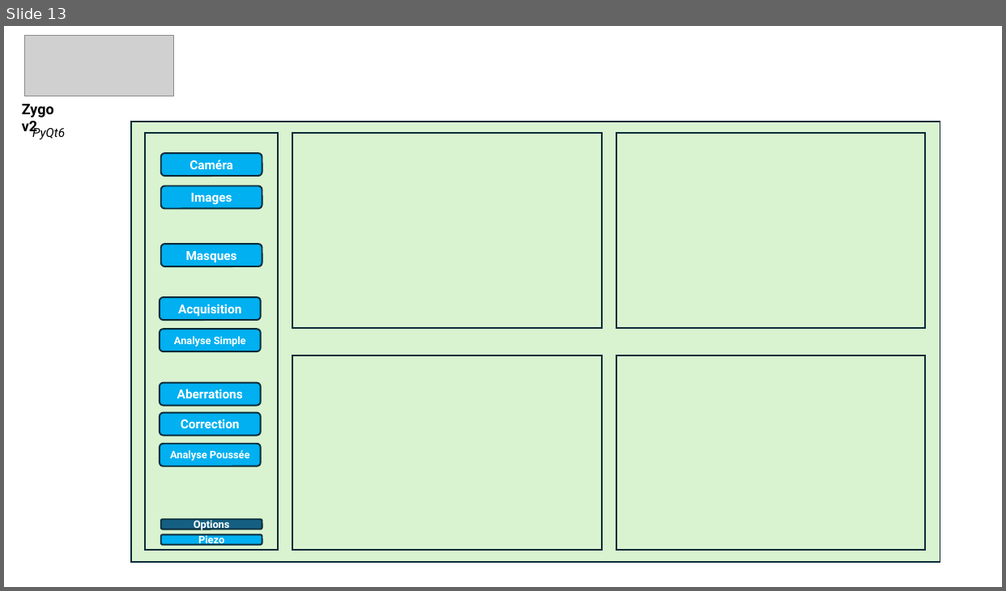
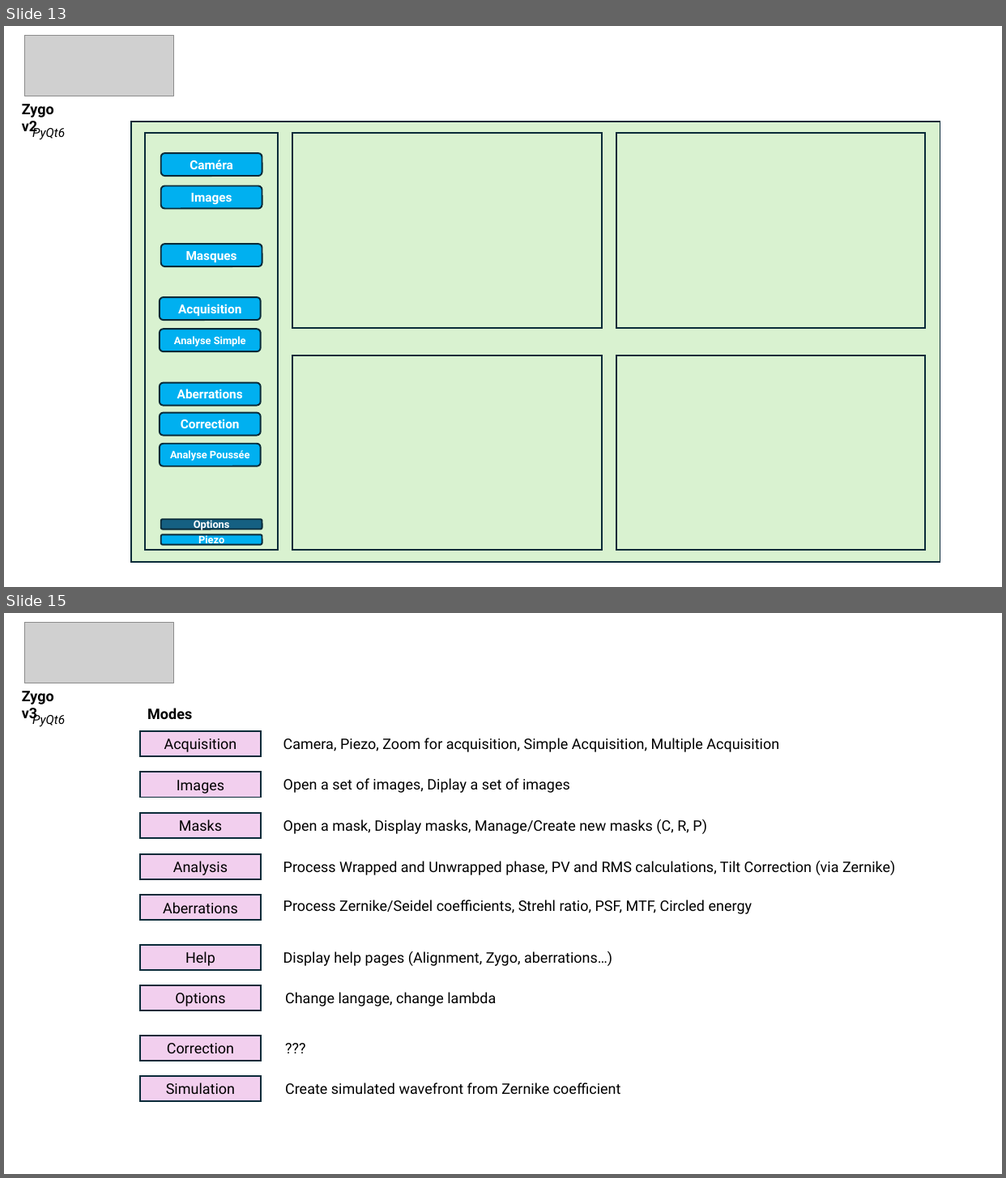
Before and after one commit to IOGS-LEnsE-ressources/camera-gui, a slide deck: applis/Zygo-labwork_v3/docs/Zygo_Appli.pptx. Shown one above the other, each under a label of ours: slide 13 before the commit, slides 13 and 15 after it; the slides between them are not shown. The pictures are 1006x591 and 1006x1178 pixels, drawn with LibreOffice and Linux fonts; fonts in the diff are those of the drawing; grey boxes stand for pictures. Boxes give left, top, right and bottom in pixels: in the first picture for what was removed or moved away, otherwise in the second. Text is boxed around its words. In the diff, an @@ line names an element or a change of style, - is before the commit and + after.

Commit message:
Update Zygo Gui v3 / Adding main menu and options for displaying main menu

```diff
--- a/applis/Zygo-labwork_v3/docs/Zygo_Appli.pptx
+++ b/applis/Zygo-labwork_v3/docs/Zygo_Appli.pptx
@@ slide 15 added at (x1=4, y1=613, x2=1002, y2=1174), background #FFFFFF @@
@@ picture added at (x1=25, y1=622, x2=173, y2=683) @@
@@ text added at (x1=22, y1=691, x2=54, y2=723), 14 pt, text #000000, bold @@
+Zygo v3
@@ text added at (x1=147, y1=708, x2=192, y2=719), 14 pt, text #000000, bold @@
+Modes
@@ text added at (x1=32, y1=713, x2=65, y2=727), 12 pt, text #000000, italic @@
+PyQt6
@@ rectangle added at (x1=140, y1=731, x2=261, y2=756), fill #F2CFEE, outline #092A39 1.5 pt, 14 pt, text #000000 @@
+Acquisition
@@ text added at (x1=283, y1=738, x2=779, y2=752), 14 pt, text #000000 @@
+Camera, Piezo, Zoom for acquisition, Simple Acquisition, Multiple Acquisition
@@ rectangle added at (x1=140, y1=773, x2=261, y2=798), fill #F2CFEE, outline #092A39 1.5 pt, 14 pt, text #000000 @@
+Images
@@ text added at (x1=283, y1=778, x2=570, y2=793), 14 pt, text #000000 @@
+Open a set of images, Diplay a set of images
@@ rectangle added at (x1=140, y1=814, x2=261, y2=839), fill #F2CFEE, outline #092A39 1.5 pt, 14 pt, text #000000 @@
+Masks
@@ text added at (x1=283, y1=820, x2=707, y2=834), 14 pt, text #000000 @@
+Open a mask, Display masks, Manage/Create new masks (C, R, P)
@@ rectangle added at (x1=140, y1=854, x2=261, y2=879), fill #F2CFEE, outline #092A39 1.5 pt, 14 pt, text #000000 @@
+Analysis
@@ text added at (x1=283, y1=861, x2=895, y2=875), 14 pt, text #000000 @@
+Process Wrapped and Unwrapped phase, PV and RMS calculations, Tilt Correction (via Zernike)
@@ rectangle added at (x1=140, y1=895, x2=261, y2=921), fill #F2CFEE, outline #092A39 1.5 pt, 14 pt, text #000000 @@
+Aberrations
@@ text added at (x1=283, y1=900, x2=752, y2=914), 14 pt, text #000000 @@
+Process Zernike/Seidel coefficients, Strehl ratio, PSF, MTF, Circled energy
@@ rectangle added at (x1=140, y1=944, x2=261, y2=970), fill #F2CFEE, outline #092A39 1.5 pt, 14 pt, text #000000 @@
+Help
@@ text added at (x1=283, y1=952, x2=612, y2=966), 14 pt, text #000000 @@
+Display help pages (Alignment, Zygo, aberrations…)
@@ rectangle added at (x1=140, y1=986, x2=261, y2=1012), fill #F2CFEE, outline #092A39 1.5 pt, 14 pt, text #000000 @@
+Options
@@ text added at (x1=285, y1=992, x2=496, y2=1007), 14 pt, text #000000 @@
+Change langage, change lambda
@@ rectangle added at (x1=140, y1=1036, x2=261, y2=1062), fill #F2CFEE, outline #092A39 1.5 pt, 14 pt, text #000000 @@
+Correction
@@ text added at (x1=278, y1=1036, x2=918, y2=1062), 14 pt, text #000000 @@
+???
@@ rectangle added at (x1=140, y1=1076, x2=261, y2=1102), fill #F2CFEE, outline #092A39 1.5 pt, 14 pt, text #000000 @@
+Simulation
@@ text added at (x1=285, y1=1083, x2=621, y2=1094), 14 pt, text #000000 @@
+Create simulated wavefront from Zernike coefficient
```
Also in this commit, not shown: 10 slides changed, 3 other slides added, 2 slides removed, 12 other files.
